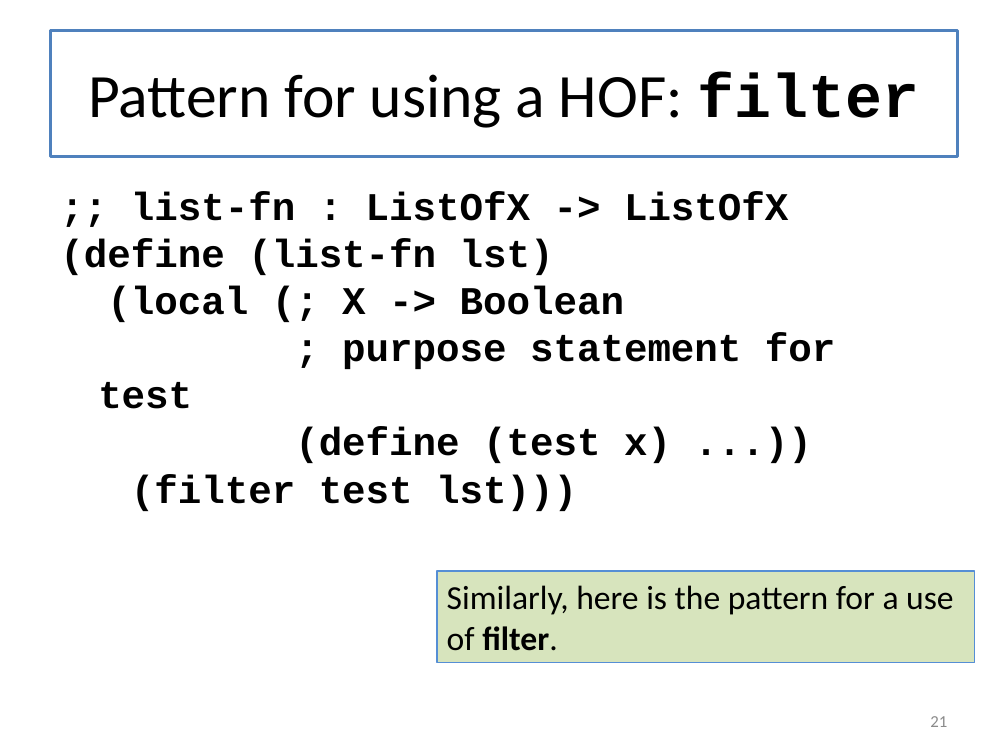
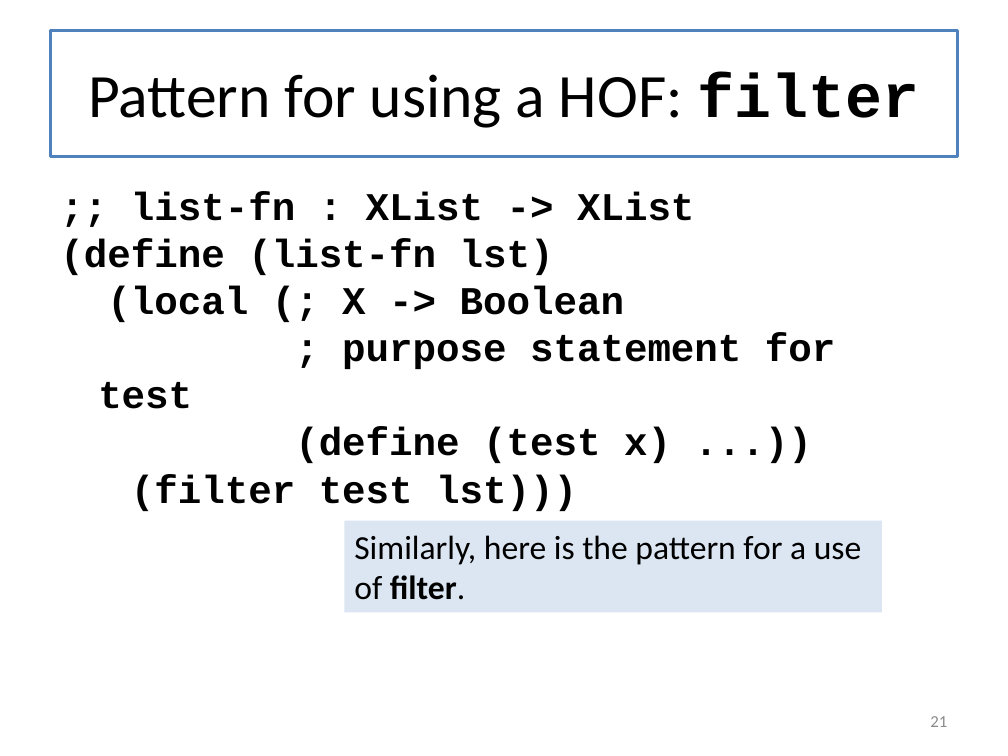
Before and after one commit to mwand/cs5010f17, a slide deck: slide 21 of Slides/Lesson 6.5 Rewriting Your Function Using Map and Foldr.pptx. Drawn at 1008x756 pixels with LibreOffice and Linux fonts; fonts in the diff are those of the drawing. Boxes give left, top, right and bottom in pixels: in the first picture for what was removed or moved away, otherwise in the second. Text is boxed around its words. In the diff, an @@ line names an element or a change of style, - is before the commit and + after.

```diff
--- a/Slides/Lesson 6.5 Rewriting Your Function Using Map and Foldr.pptx
+++ b/Slides/Lesson 6.5 Rewriting Your Function Using Map and Foldr.pptx
@@ text at box(131, 192, 694, 221): text changed @@
-;; list-fn : ListOfX -> ListOfX
+;; list-fn : XList -> XList
@@ rectangle "Similarly, here is the pattern ...": place and size @@
-rectangle "Similarly, here is the pattern ..." at box(436, 572, 974, 663)
+rectangle "Similarly, here is the pattern ..." at box(345, 521, 882, 613)
@@ rectangle "Similarly, here is the pattern ..." at box(345, 521, 882, 613): fill #D7E4BD to #DCE6F2; outline #558ED5 1 pt to none @@
```
Also in this commit, not shown: 20 other slides changed, 8 other files.
